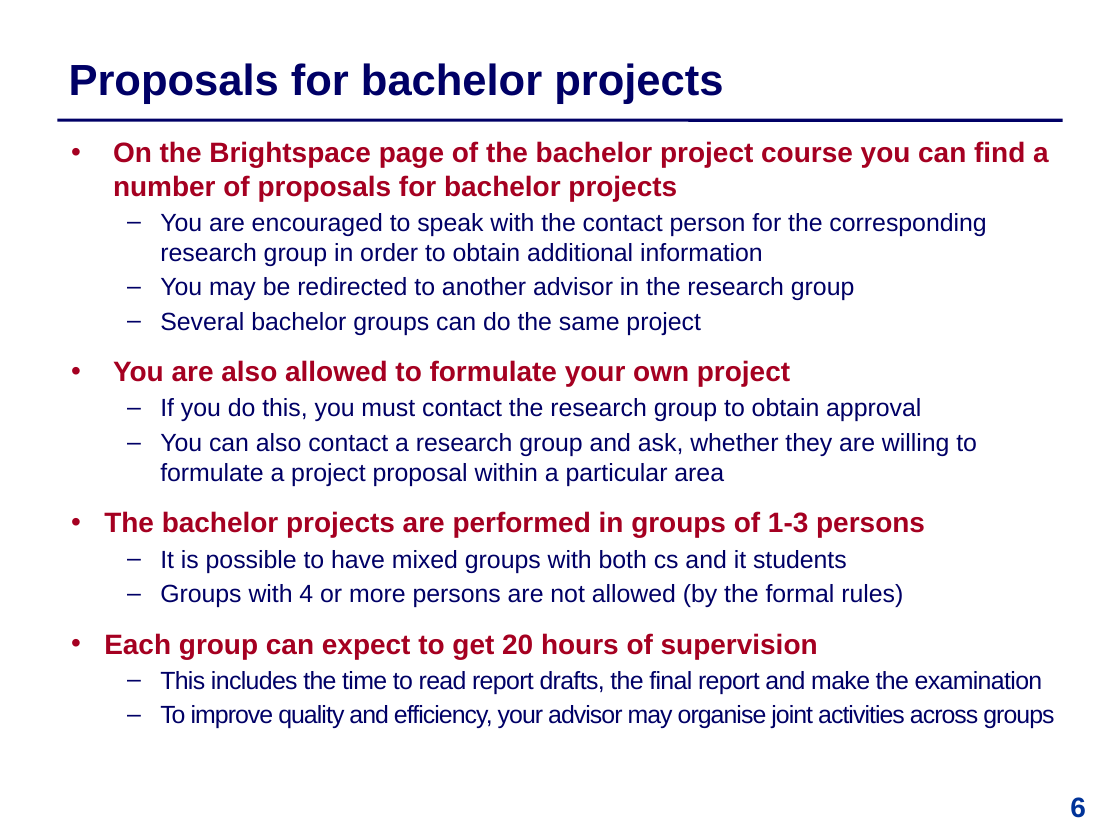
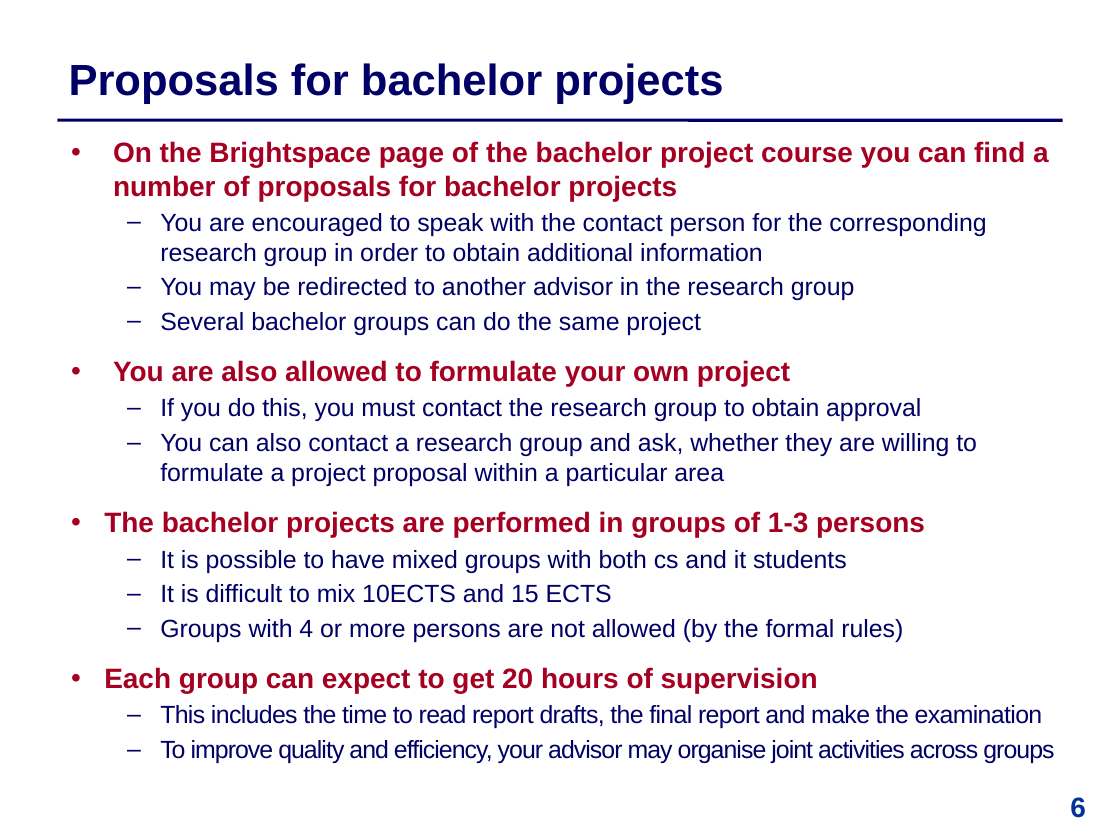
Before and after one commit to IntProgAU/Materiale, a slide deck: slide 6 of web/b25/0 Information Meeting.pptx. Drawn at 1120x840 pixels with LibreOffice and Linux fonts; fonts in the diff are those of the drawing. Boxes give left, top, right and bottom in pixels: in the first picture for what was removed or moved away, otherwise in the second. Text is boxed around its words. In the diff, an @@ line names an element or a change of style, - is before the commit and + after.

```diff
--- a/web/b25/0 Information Meeting.pptx
+++ b/web/b25/0 Information Meeting.pptx
@@ text at [160,584,612,603]: paragraph added @@
+  – It is difficult to mix 10ECTS and 15 ECTS
```
Also in this commit, not shown: 9 other slides changed.
